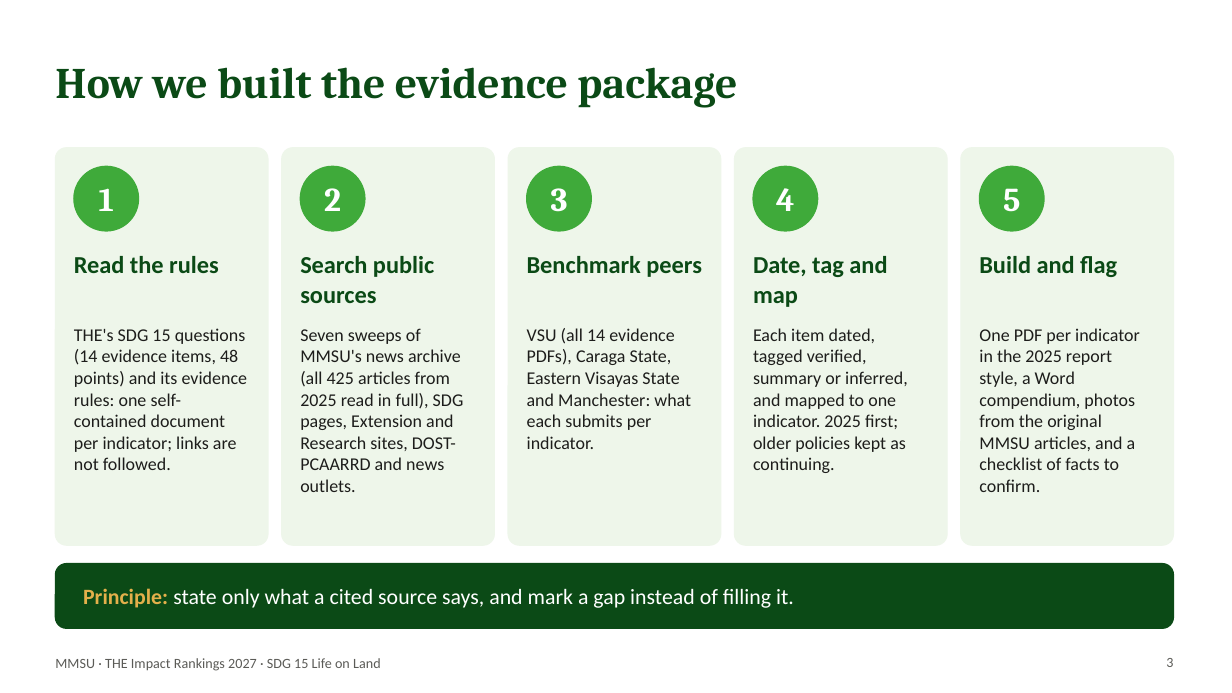
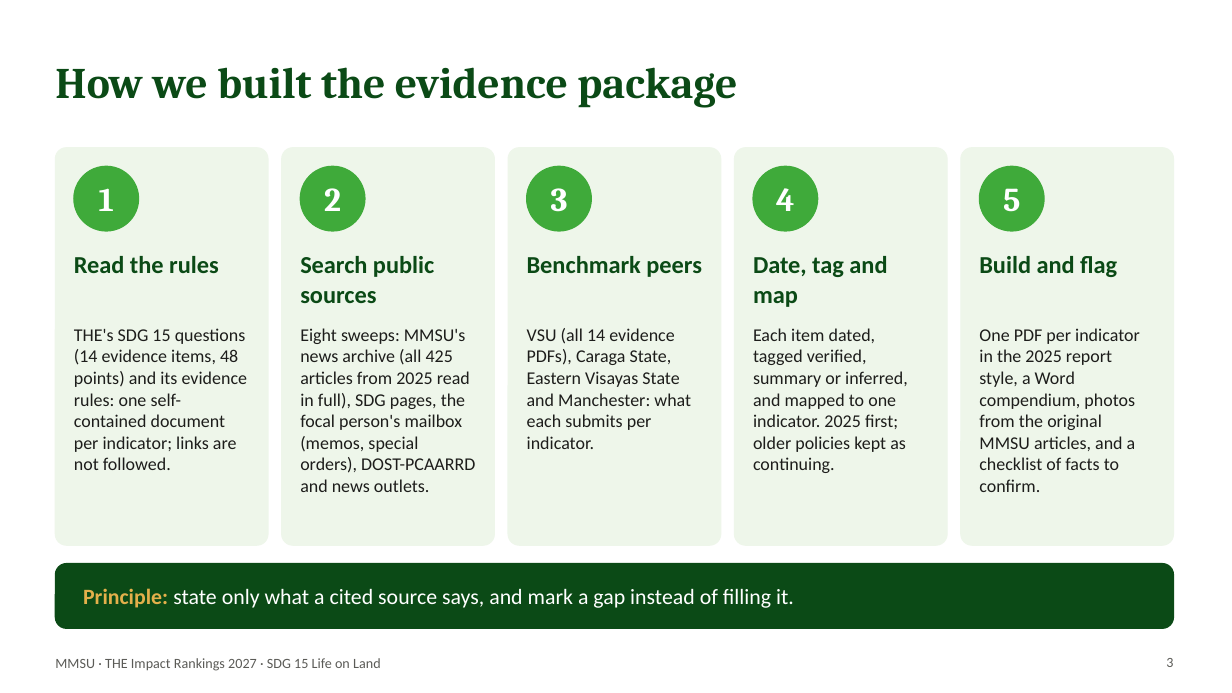
Before and after one commit to BhinoSTV/MMSUGreenDashboard, a slide deck: slide 3 of submission/sdg15/team-update/SDG15_Team_Update_2026-10-30.pptx. Drawn at 1232x693 pixels with LibreOffice and Linux fonts; fonts in the diff are those of the drawing. Boxes give left, top, right and bottom in pixels: in the first picture for what was removed or moved away, otherwise in the second. Text is boxed around its words. In the diff, an @@ line names an element or a change of style, - is before the commit and + after.

```diff
--- a/submission/sdg15/team-update/SDG15_Team_Update_2026-10-30.pptx
+++ b/submission/sdg15/team-update/SDG15_Team_Update_2026-10-30.pptx
@@ text at (x1=300, y1=328, x2=475, y2=492): text changed @@
-Seven sweeps of MMSU's news archive (all 425 articles from 2025 read in full), SDG pages, Extension and Research sites, DOST-PCAARRD and news outlets.
+Eight sweeps: MMSU's news archive (all 425 articles from 2025 read in full), SDG pages, the focal person's mailbox (memos, special orders), DOST-PCAARRD and news outlets.
```
Also in this commit, not shown: 3 other slides changed, 21 other files.
